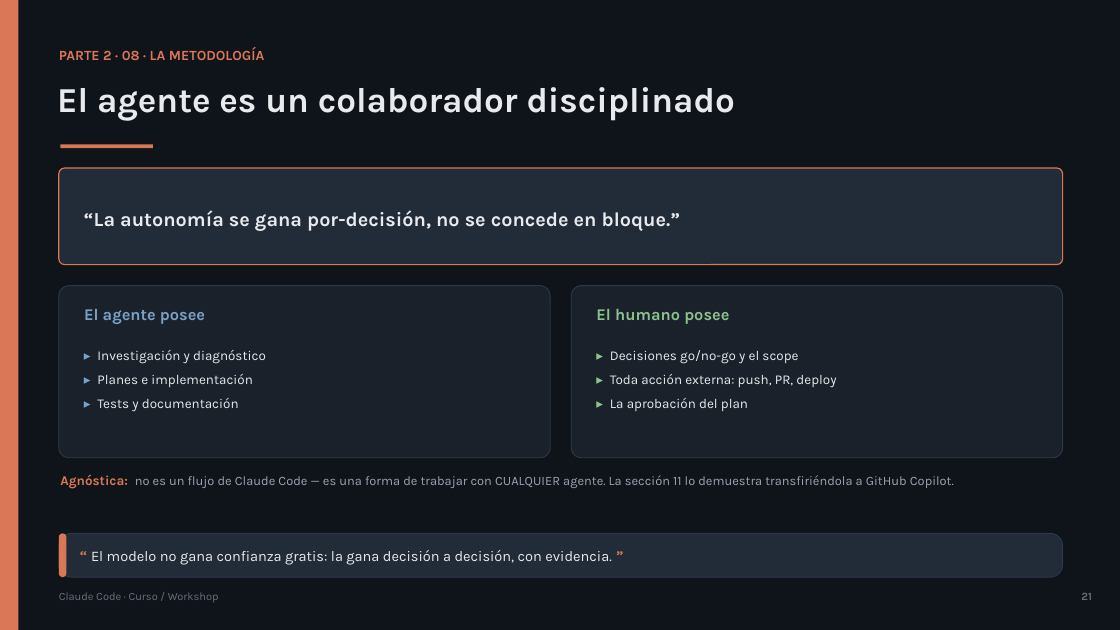
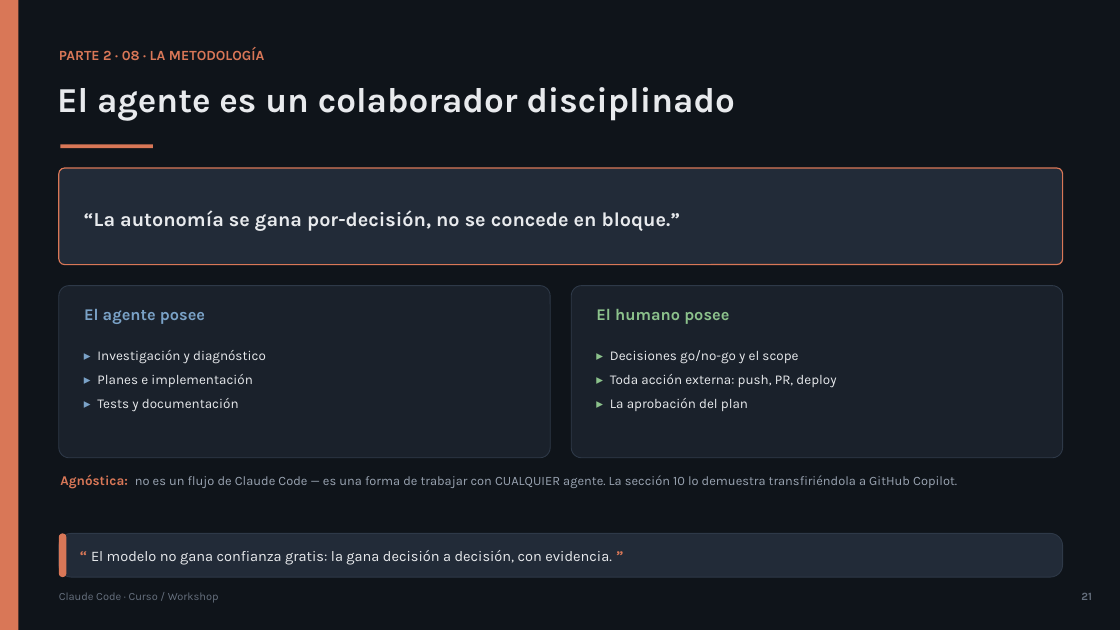
Before and after one commit to olonok69/claude_code_ml_engineer, a slide deck: slide 21 of presentacion/Claude_Code_Presentacion.pptx. Drawn at 1120x630 pixels with LibreOffice and Linux fonts; fonts in the diff are those of the drawing. Boxes give left, top, right and bottom in pixels: in the first picture for what was removed or moved away, otherwise in the second. Text is boxed around its words. In the diff, an @@ line names an element or a change of style, - is before the commit and + after.

```diff
--- a/presentacion/Claude_Code_Presentacion.pptx
+++ b/presentacion/Claude_Code_Presentacion.pptx
@@ text at (x1=60, y1=474, x2=957, y2=489): text changed @@
-Agnóstica: no es un flujo de Claude Code — es una forma de trabajar con CUALQUIER agente. La sección 11 lo demuestra transfiriéndola a GitHub Copilot.
+Agnóstica: no es un flujo de Claude Code — es una forma de trabajar con CUALQUIER agente. La sección 10 lo demuestra transfiriéndola a GitHub Copilot.
```
Also in this commit, not shown: 3 other slides changed, 5 other files.
